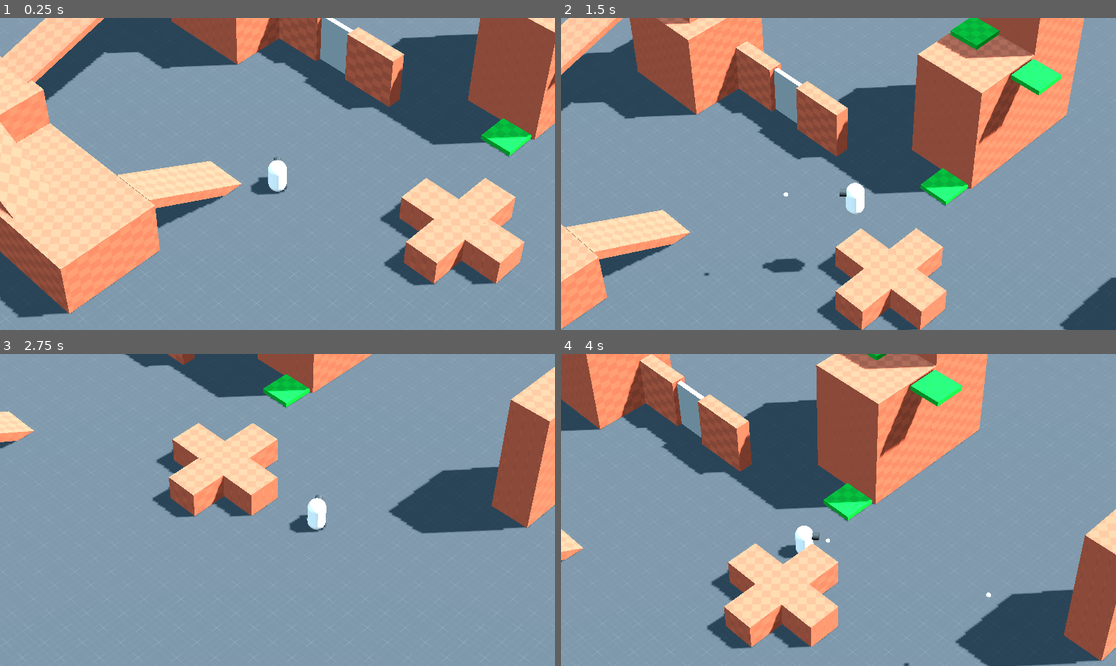
Above: before the commit, frames 1-4 (two rows, left to right).
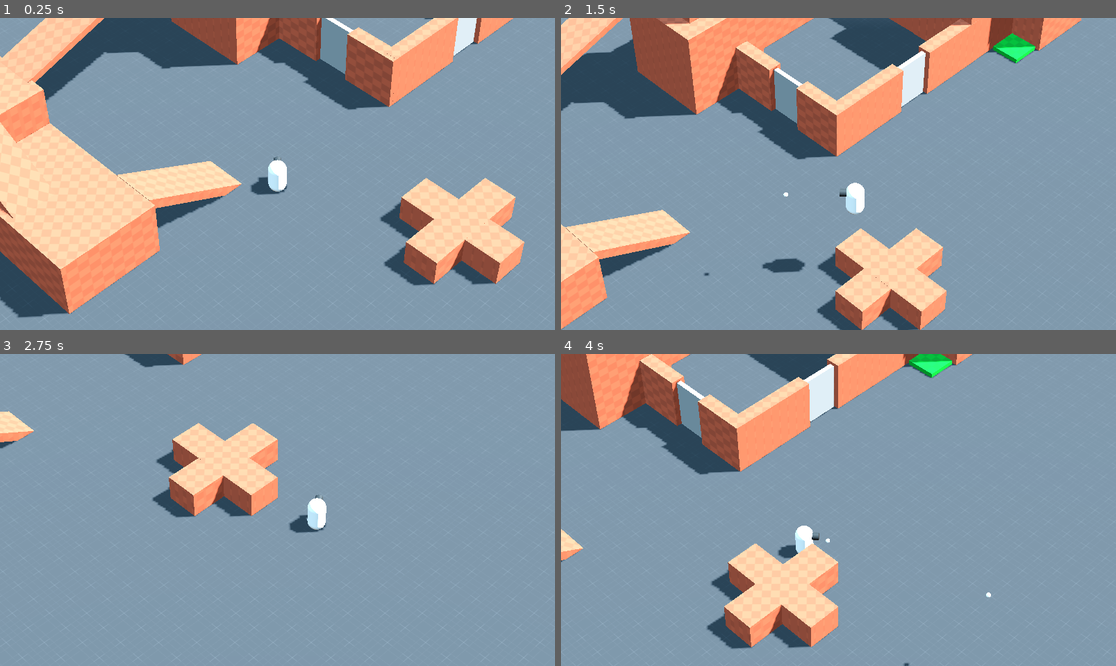
Above: after the commit, the same moments.

Repository: leonskalczynski/3DIsoGameTest
Game: Godot game, scene res://Scenes/main.tscn
Two runs of this game, one before a commit and one after it. Both use one fixed random seed, a clock stepped at 60 frames per second and the inputs below.
Inputs (mouse positions are in pixels of both pictures, inside the frame that each line leads up to):
- Up to frame 1 (0.25 s): no input
- Up to frame 2 (1.5 s): move the mouse to (960, 158) at 0.52 s; hold D (east) 0.53-1.28 s; tap E (interact) at 0.6 s; tap Space (jump) at 0.77 s; move the mouse to (727, 189) at 1.27 s; hold S (south) from 1.28 s (still down); click (727, 189) at 1.35 s
- Up to frame 3 (2.75 s): tap Space (jump) at 1.52 s; tap E (interact) at 1.55, 2.1 s; move the mouse to (333, 441) at 2.02 s; release S (south) at 2.03 s; hold D (east) from 2.03 s (still down)
- Up to frame 4 (4 s): move the mouse to (810, 572) at 2.77 s; release D (east) at 2.78 s; hold W (north) 2.78-3.53 s; tap E (interact) at 2.85, 3.8 s; tap Space (jump) at 3.02, 3.77 s; move the mouse to (1005, 556) at 3.52 s; press the mouse at (1005, 556) at 3.53 s; hold A (west) from 3.53 s (still down)

The runs differ from the first frame. In frame 1, 11% of the frame differs, in the area x 47-100%, y 0-45%; in frame 2, 21%; in frame 3, 11%; in frame 4, 25%, in the area x 18-100%, y 0-100%.

Commit message:
Add files via upload

Diff:
--- a/Scenes/door.tscn
+++ b/Scenes/door.tscn
@@ -15,18 +15,18 @@
 script = ExtResource("1_4lb38")
 
 [node name="TurningPoint" type="StaticBody3D" parent="."]
-transform = Transform3D(1, 0, 0, 0, 1, 0, 0, 0, 1, -0.35, 0, 0)
+transform = Transform3D(1, 0, 0, 0, 1, 0, 0, 0, 1, -0.35, 0, -0.0499432)
+
+[node name="Marker3D" type="Marker3D" parent="TurningPoint"]
 
 [node name="MeshInstance3D" type="MeshInstance3D" parent="TurningPoint"]
-transform = Transform3D(0.7, 0, 0, 0, 1, 0, 0, 0, 0.1, 0.35, 0, 0)
+transform = Transform3D(0.7, 0, 0, 0, 1, 0, 0, 0, 0.1, 0.35, 0, 0.0499432)
 mesh = SubResource("BoxMesh_sl5jl")
 skeleton = NodePath("../..")
 
 [node name="CollisionShape3D" type="CollisionShape3D" parent="TurningPoint"]
-transform = Transform3D(1, 0, 0, 0, 1, 0, 0, 0, 1, 0.35, 0, 0)
+transform = Transform3D(1, 0, 0, 0, 1, 0, 0, 0, 1, 0.35, 0, 0.0499432)
 shape = SubResource("BoxShape3D_0tblm")
-
-[node name="Marker3D" type="Marker3D" parent="TurningPoint"]
 
 [node name="BodyDetector" type="Area3D" parent="."]
 collision_layer = 0
--- a/Scenes/main.tscn
+++ b/Scenes/main.tscn
@@ -8,7 +8,7 @@
 [ext_resource type="Material" uid="uid://dku0i43yqqeox" path="res://Materials/HeadMaterial.tres" id="4_y3a1w"]
 [ext_resource type="Material" uid="uid://btiipn4n3uegk" path="res://Materials/PlayerMaterial.tres" id="5_lya3l"]
 [ext_resource type="Script" path="res://Scripts/Clock.gd" id="7_w2xij"]
-[ext_resource type="PackedScene" uid="uid://0a6jxjtrn6nq" path="res://Scenes/moving_cube.tscn" id="9_5iqb6"]
+[ext_resource type="PackedScene" uid="uid://0a6jxjtrn6nq" path="res://Scenes/moving_platform.tscn" id="9_5iqb6"]
 [ext_resource type="PackedScene" uid="uid://bmpty7rj7fy0u" path="res://Scenes/door.tscn" id="10_27hy8"]
 [ext_resource type="Script" path="res://Scripts/UI.gd" id="11_4pasr"]
 
@@ -23,23 +23,9 @@
 
 [sub_resource type="PlaneMesh" id="PlaneMesh_j5eym"]
 
-[sub_resource type="Curve3D" id="Curve3D_v3m1i"]
+[sub_resource type="Curve3D" id="Curve3D_sp4qy"]
 _data = {
-"points": PackedVector3Array(2.22694, -4.61855, 0.56405, 0, 0, 0, 0, 0, 0, 0, 0, 0, 0, 0, 0, 0, 7.255, 0),
-"tilts": PackedFloat32Array(0, 0)
-}
-point_count = 2
-
-[sub_resource type="Curve3D" id="Curve3D_qf4ve"]
-_data = {
-"points": PackedVector3Array(2.22694, -4.61855, 0.56405, 0, 0, 0, 0, 0, 0, 0, 0, 0, 0, 0, 0, 0, 4.95, 0),
-"tilts": PackedFloat32Array(0, 0)
-}
-point_count = 2
-
-[sub_resource type="Curve3D" id="Curve3D_qhk6g"]
-_data = {
-"points": PackedVector3Array(2.22694, -4.61855, 0.56405, 0, 0, 0, 0, 0, 0, 0, 0, 0, 0, 0, 0, 0, 0, 11.57),
+"points": PackedVector3Array(0, 0, 0, 0, 0, 0, 0, 0, 0, 0, 0, 0, 0, 0, 0, 0, 12.495, 0),
 "tilts": PackedFloat32Array(0, 0)
 }
 point_count = 2
@@ -122,13 +108,13 @@
 transform = Transform3D(2.94422, 0, 0, 0, 3.01069, 0, 0, 0, 3.01069, 9, 1, -3)
 
 [node name="Cube11" parent="Map" instance=ExtResource("3_uta5k")]
-transform = Transform3D(2.34354, 0, 0, 0, 3.79223, 0, 0, 0, 2.39644, 15.7075, 1, 14.301)
+transform = Transform3D(2.34354, 0, 0, 0, 3.79223, 0, 0, 0, 2.39644, 24.294, 1, 6.64121)
 
 [node name="Cube13" parent="Map" instance=ExtResource("3_uta5k")]
-transform = Transform3D(2.34354, 0, 0, 0, 6.47433, 0, 0, 0, 2.39644, 20.3687, 1, 14.301)
+transform = Transform3D(2.34354, 0, 0, 0, 6.47433, 0, 0, 0, 2.39644, 28.9552, 1, 6.64121)
 
 [node name="Cube12" parent="Map" instance=ExtResource("3_uta5k")]
-transform = Transform3D(2.36062, 0, 0, 0, 3.79223, 0, 0, 0, 1.20427, 15.667, 1, 31.6237)
+transform = Transform3D(2.36062, 0, 0, 0, 3.79223, 0, 0, 0, 1.20427, 28.935, 1, 10.2272)
 
 [node name="Cube4" parent="Map" instance=ExtResource("3_uta5k")]
 transform = Transform3D(2.93752, 0, 0, 0, 2.86053, 0, 0, 0, 2.44377, -10.0087, 1, -3)
@@ -137,10 +123,22 @@
 transform = Transform3D(2.93752, 0, 0, 0, 1.68338, 0, 0, 0, 4.52568, -10.0087, 1, 3.46916)
 
 [node name="Cube5" parent="Map" instance=ExtResource("3_uta5k")]
-transform = Transform3D(0.471592, 0, 0, 0, 1.707, 0, 0, 0, 1.74325, 10.1182, 1, 7.29867)
+transform = Transform3D(0.471592, 0, 0, 0, 1.707, 0, 0, 0, 1.74325, 10.1182, 1, 7.30716)
+
+[node name="Cube16" parent="Map" instance=ExtResource("3_uta5k")]
+transform = Transform3D(0.471591, 0, 0, 0, 1.707, 0, 0, 0, 5.56437, 22.4686, 1, 2.74431)
+
+[node name="Cube15" parent="Map" instance=ExtResource("3_uta5k")]
+transform = Transform3D(-2.06139e-08, 0, -5.96611, 0, 1.707, 0, 0.471591, 0, -2.60787e-07, 16.2207, 1, -2.35389)
+
+[node name="Cube17" parent="Map" instance=ExtResource("3_uta5k")]
+transform = Transform3D(-2.06139e-08, 0, -2.76767, 0, 1.707, 0, 0.471591, 0, -1.20979e-07, 12.7045, 1, 8.57997)
+
+[node name="Cube18" parent="Map" instance=ExtResource("3_uta5k")]
+transform = Transform3D(-2.06139e-08, 0, -2.35533, 0, 1.707, 0, 0.471591, 0, -1.02955e-07, 20.2854, 1, 8.57998)
 
 [node name="Cube14" parent="Map" instance=ExtResource("3_uta5k")]
-transform = Transform3D(0.471592, 0, 0, 0, 1.707, 0, 0, 0, 1.74325, 10.1182, 1, 1.43516)
+transform = Transform3D(0.471592, 0, 0, 0, 1.707, 0, 0, 0, 1.74325, 10.1182, 1, 1.40181)
 
 [node name="Cube2" parent="Map" instance=ExtResource("3_uta5k")]
 transform = Transform3D(1.80641, 0, 0, 0, 2.18082, 0, 0, 0, 1.80641, 9, 7.02137, -3)
@@ -160,45 +158,18 @@
 [node name="Cube7" parent="Map" instance=ExtResource("3_uta5k")]
 transform = Transform3D(-5.96046e-08, 0, -3.20003, 0, 0.793392, 0, 1, 0, 0, 4.39243, 1, 18.4288)
 
-[node name="Path3D" type="Path3D" parent="Map"]
-transform = Transform3D(1, 0, 0, 0, 1, 0, 0, 0, 1, 12.2792, 1.15246, 15.4981)
-curve = SubResource("Curve3D_v3m1i")
-
-[node name="PathFollow3D" type="PathFollow3D" parent="Map/Path3D"]
-rotation_mode = 0
-tilt_enabled = false
-
-[node name="MovingCube" parent="Map/Path3D/PathFollow3D" node_paths=PackedStringArray("path_follow") instance=ExtResource("9_5iqb6")]
-duration = 2.0
-path_follow = NodePath("..")
-
-[node name="Path3D3" type="Path3D" parent="Map"]
-transform = Transform3D(1, 0, 0, 0, 1, 0, 0, 0, 1, 16.9633, 8.8163, 13.0944)
-curve = SubResource("Curve3D_qf4ve")
-
-[node name="PathFollow3D" type="PathFollow3D" parent="Map/Path3D3"]
-rotation_mode = 0
-tilt_enabled = false
-
-[node name="MovingCube" parent="Map/Path3D3/PathFollow3D" node_paths=PackedStringArray("path_follow") instance=ExtResource("9_5iqb6")]
-duration = 2.0
-path_follow = NodePath("..")
-
-[node name="Path3D2" type="Path3D" parent="Map"]
-transform = Transform3D(1, 0, 0, 0, 1, 0, 0, 0, 1, 16.8121, 8.35654, 17.7972)
-curve = SubResource("Curve3D_qhk6g")
-
-[node name="PathFollow3D" type="PathFollow3D" parent="Map/Path3D2"]
-rotation_mode = 0
-tilt_enabled = false
-
-[node name="MovingCube" parent="Map/Path3D2/PathFollow3D" node_paths=PackedStringArray("path_follow") instance=ExtResource("9_5iqb6")]
-duration = 3.0
-path_follow = NodePath("..")
-
 [node name="Door" parent="Map" instance=ExtResource("10_27hy8")]
 transform = Transform3D(4.26186e-07, 0, -3.25, 0, 3.25, 0, 3.25, 0, 4.26186e-07, 10.1139, 2.6813, 4.36346)
 duration = 0.7
+
+[node name="Door2" parent="Map" instance=ExtResource("10_27hy8")]
+transform = Transform3D(-3.25, 0, -4.90736e-07, 0, 3.25, 0, 4.90736e-07, 0, -3.25, 16.6944, 2.6813, 8.61902)
+duration = 0.7
+
+[node name="MovingPlatform" parent="Map" instance=ExtResource("9_5iqb6")]
+transform = Transform3D(1, 0, 0, 0, 1, 0, 0, 0, 1, 25.4053, 1.19948, 10.2061)
+curve = SubResource("Curve3D_sp4qy")
+desired_locations = Array[float]([0.0, 0.56, 1.0])
 
 [node name="UI" type="Control" parent="."]
 layout_mode = 3
--- /dev/null
+++ b/Scenes/moving_platform.tscn
@@ -0,0 +1,48 @@
+[gd_scene load_steps=8 format=3 uid="uid://0a6jxjtrn6nq"]
+
+[ext_resource type="Script" path="res://Scripts/MovingPlatform.gd" id="1_3gfsb"]
+[ext_resource type="Material" uid="uid://b0py6qobdc0r4" path="res://Materials/MovingPlatformMaterial.tres" id="1_bgohj"]
+[ext_resource type="Material" uid="uid://318621lnndks" path="res://Materials/CubeMaterial.tres" id="2_tyjuo"]
+
+[sub_resource type="Curve3D" id="Curve3D_flcxk"]
+
+[sub_resource type="BoxShape3D" id="BoxShape3D_87g7g"]
+size = Vector3(1, 0.15, 1)
+
+[sub_resource type="BoxMesh" id="BoxMesh_e0ial"]
+
+[sub_resource type="BoxShape3D" id="BoxShape3D_te4fg"]
+size = Vector3(1.5, 0.93, 1.5)
+
+[node name="MovingPlatform" type="Path3D"]
+curve = SubResource("Curve3D_flcxk")
+script = ExtResource("1_3gfsb")
+duration = 2.0
+
+[node name="PathFollow3D" type="PathFollow3D" parent="."]
+rotation_mode = 0
+tilt_enabled = false
+
+[node name="MovingBlock" type="StaticBody3D" parent="PathFollow3D"]
+
+[node name="CollisionShape3D" type="CollisionShape3D" parent="PathFollow3D/MovingBlock"]
+transform = Transform3D(2, 0, 0, 0, 2, 0, 0, 0, 2, 0, 0, 0)
+shape = SubResource("BoxShape3D_87g7g")
+
+[node name="MeshInstance3D" type="MeshInstance3D" parent="PathFollow3D/MovingBlock"]
+transform = Transform3D(2, 0, 0, 0, 0.3, 0, 0, 0, 2, 0, 0, 0)
+material_override = ExtResource("1_bgohj")
+mesh = SubResource("BoxMesh_e0ial")
+skeleton = NodePath("../../..")
+surface_material_override/0 = ExtResource("2_tyjuo")
+
+[node name="BodyDetector" type="Area3D" parent="PathFollow3D/MovingBlock"]
+collision_layer = 0
+collision_mask = 4
+
+[node name="CollisionShape3D" type="CollisionShape3D" parent="PathFollow3D/MovingBlock/BodyDetector"]
+transform = Transform3D(1, 0, 0, 0, 1, 0, 0, 0, 1, 0, 0.529605, 0)
+shape = SubResource("BoxShape3D_te4fg")
+
+[connection signal="body_shape_entered" from="PathFollow3D/MovingBlock/BodyDetector" to="." method="_on_body_detector_body_shape_entered"]
+[connection signal="body_shape_exited" from="PathFollow3D/MovingBlock/BodyDetector" to="." method="_on_body_detector_body_shape_exited"]
--- a/Scripts/Door.gd
+++ b/Scripts/Door.gd
@@ -14,7 +14,7 @@
 var bodies : Array[Node3D] = []
 
 
-func _physics_process(delta):
+func _physics_process(_delta):
 	if Input.is_action_just_pressed("interact"):
 		if player in bodies:
 			turn_door()
@@ -32,14 +32,14 @@
 	current_rotation = next_rotation
 
 
-func _on_body_detector_body_shape_entered(body_rid, body, body_shape_index, local_shape_index):
+func _on_body_detector_body_shape_entered(_body_rid, body, _body_shape_index, _local_shape_index):
 	if body not in bodies:
 		bodies.append(body)
 		if body == player:
 			ui.display_interact_text()
 
 
-func _on_body_detector_body_shape_exited(body_rid, body, body_shape_index, local_shape_index):
+func _on_body_detector_body_shape_exited(_body_rid, body, _body_shape_index, _local_shape_index):
 	bodies.erase(body)
 	if body == player:
 		ui.hide_interact_text()
--- /dev/null
+++ b/Scripts/MovingPlatform.gd
@@ -0,0 +1,46 @@
+extends Path3D
+
+@onready var ui : Control = $"../..".get_node("UI")
+@onready var player : Node3D = $"../..".get_node("Player")
+@onready var path_follow : PathFollow3D = get_node("PathFollow3D")
+@onready var moving_block : Node3D = path_follow.get_node("MovingBlock")
+@onready var body_detector : Area3D = moving_block.get_node("BodyDetector")
+
+@export var duration : float = 4.0
+
+@export var desired_locations : Array[float] = [0.0, 1.0]
+var current_location : float = 0
+
+var bodies : Array[Node3D] = []
+
+
+func _physics_process(_delta):
+	if Input.is_action_just_pressed("interact"):
+		if player in bodies:
+			follow_path()
+
+
+func follow_path():
+	var next_location : float = current_location + 1
+	if next_location >= desired_locations.size():
+		next_location = 0
+
+	var tween : Tween = create_tween()
+	tween.set_trans(Tween.TRANS_SINE)
+	tween.set_ease(Tween.EASE_IN_OUT)
+	tween.tween_property(path_follow, "progress_ratio", desired_locations[next_location], duration)
+	current_location = next_location
+
+
+
+func _on_body_detector_body_shape_entered(_body_rid, body, _body_shape_index, _local_shape_index):
+	if body not in bodies:
+		bodies.append(body)
+		if body == player:
+			ui.display_interact_text()
+
+
+func _on_body_detector_body_shape_exited(_body_rid, body, _body_shape_index, _local_shape_index):
+	bodies.erase(body)
+	if body == player:
+		ui.hide_interact_text()
Not shown: 1 places in Scenes/main.tscn that only renumber resources
